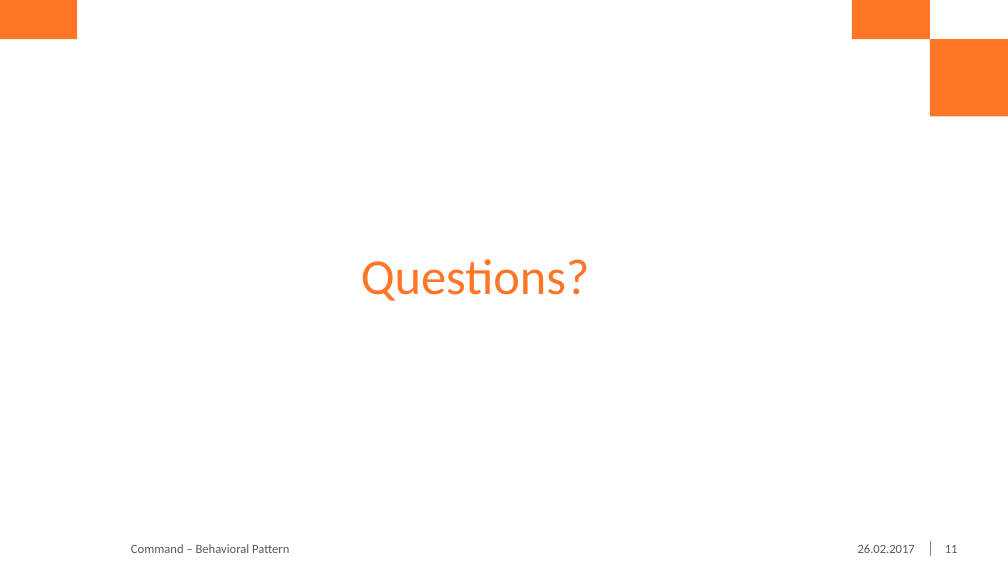
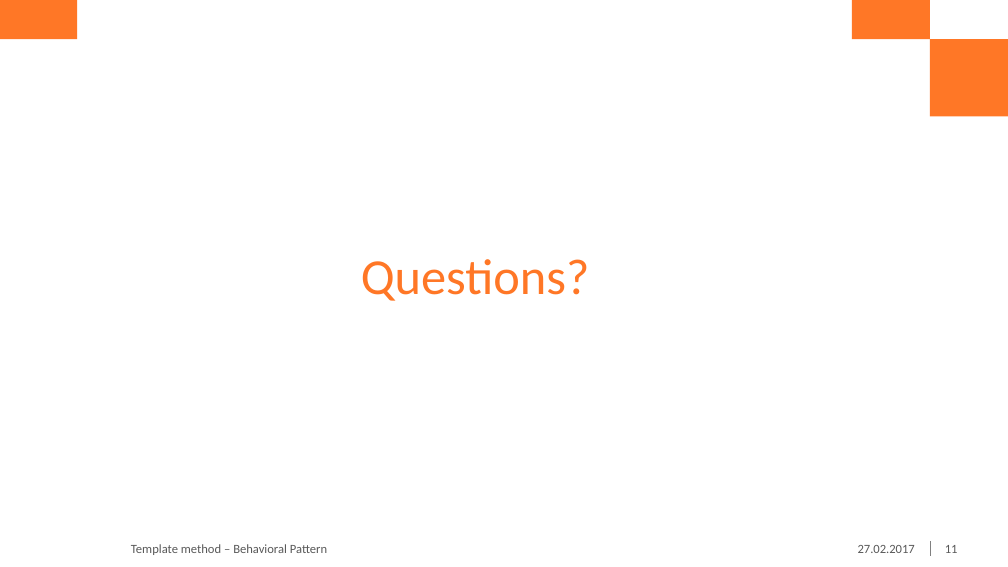
Before and after one commit to ionc21/design_patterns, a slide deck: slide 11 of Template Method Patternpptx.pptx. Drawn at 1008x567 pixels with LibreOffice and Linux fonts; fonts in the diff are those of the drawing; background and template pictures are left out. Boxes give left, top, right and bottom in pixels: in the first picture for what was removed or moved away, otherwise in the second. Text is boxed around its words. In the diff, an @@ line names an element or a change of style, - is before the commit and + after.

```diff
--- a/Template Method Patternpptx.pptx
+++ b/Template Method Patternpptx.pptx
@@ text at (131,544,327,555): text changed @@
-Command – Behavioral Pattern
+Template method – Behavioral Pattern
@@ text at (858,545,915,553): text changed @@
-26.02.2017
+27.02.2017
```
Also in this commit, not shown: 10 other slides changed, 1 other file.
